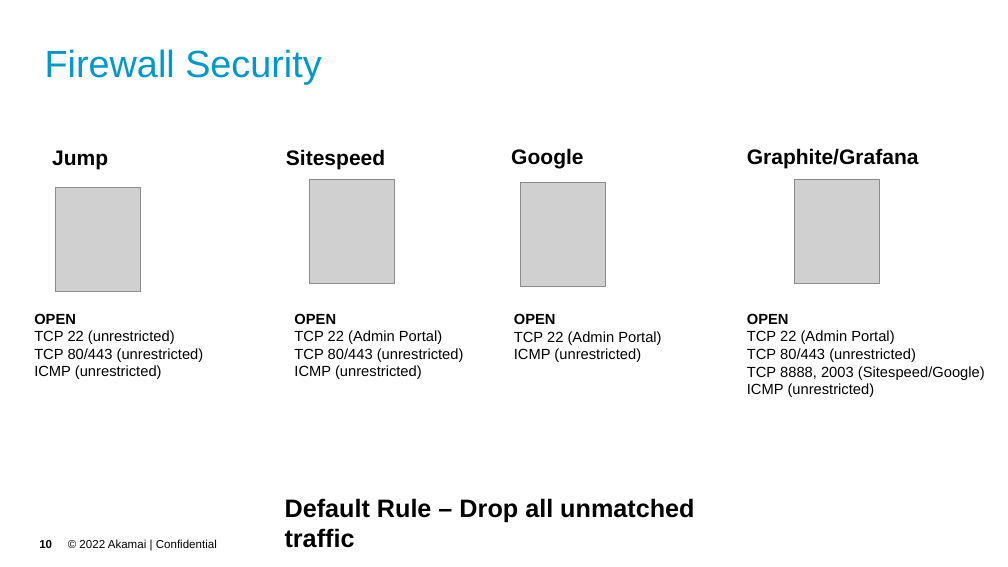
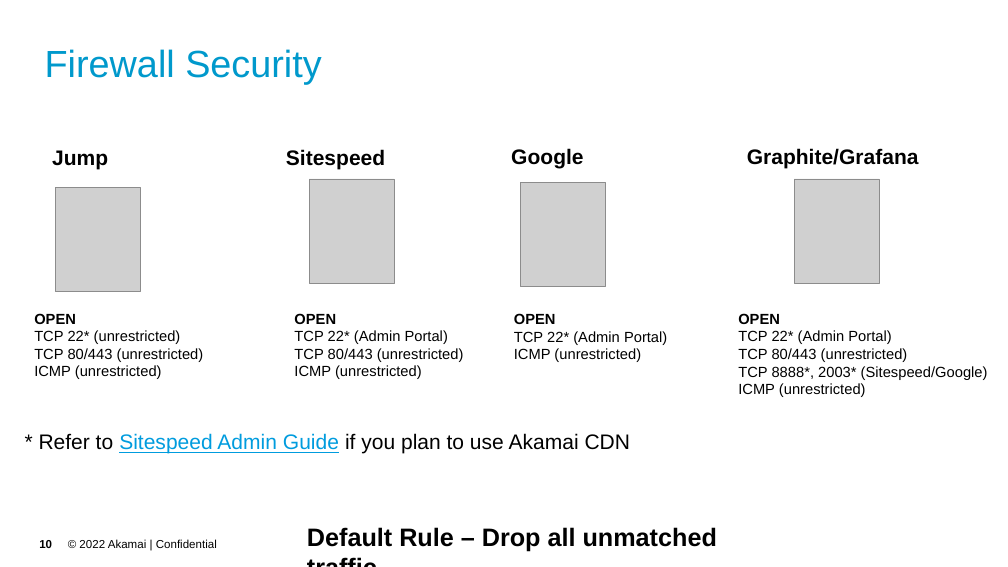
Before and after one commit to akamai-consulting/sitespeed, a slide deck: slide 10 of Info/Overview.pptx. Drawn at 1008x567 pixels with LibreOffice and Linux fonts; fonts in the diff are those of the drawing; grey boxes stand for pictures; background and template pictures are left out. Boxes give left, top, right and bottom in pixels: in the first picture for what was removed or moved away, otherwise in the second. Text is boxed around its words. In the diff, an @@ line names an element or a change of style, - is before the commit and + after.

```diff
--- a/Info/Overview.pptx
+++ b/Info/Overview.pptx
@@ text "OPEN": place and size @@
-text "OPEN" at bbox=[747, 313, 985, 397]
+text "OPEN" at bbox=[738, 313, 988, 397]
@@ text at bbox=[34, 330, 181, 344]: text changed @@
-TCP 22 (unrestricted)
+TCP 22* (unrestricted)
@@ text at bbox=[294, 330, 448, 344]: text changed @@
-TCP 22 (Admin Portal)
+TCP 22* (Admin Portal)
@@ text at bbox=[514, 331, 667, 345]: text changed @@
-TCP 22 (Admin Portal)
+TCP 22* (Admin Portal)
@@ text at bbox=[738, 330, 891, 344]: text changed @@
-TCP 22 (Admin Portal)
+TCP 22* (Admin Portal)
@@ text at bbox=[738, 366, 988, 380]: text changed @@
-TCP 8888, 2003 (Sitespeed/Google)
+TCP 8888*, 2003* (Sitespeed/Google)
@@ text added at bbox=[39, 433, 631, 454], 20 pt, text #000000 @@
+* Refer to Sitespeed Admin Guide if you plan to use Akamai CDN
@@ text "Default Rule – Drop all ..." rewrapped from bbox=[285, 498, 694, 548] to bbox=[307, 527, 717, 552] @@
```
Also in this commit, not shown: 1 other slide changed, 3 other files.
